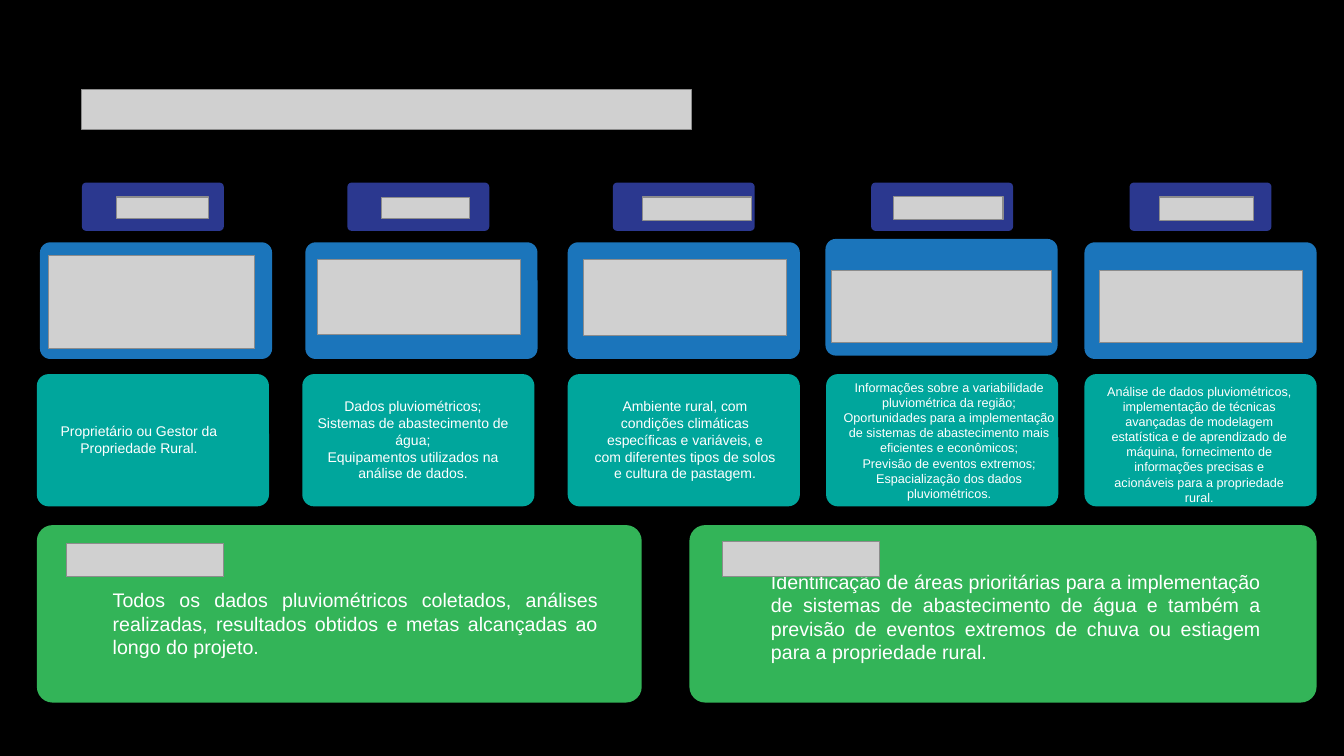
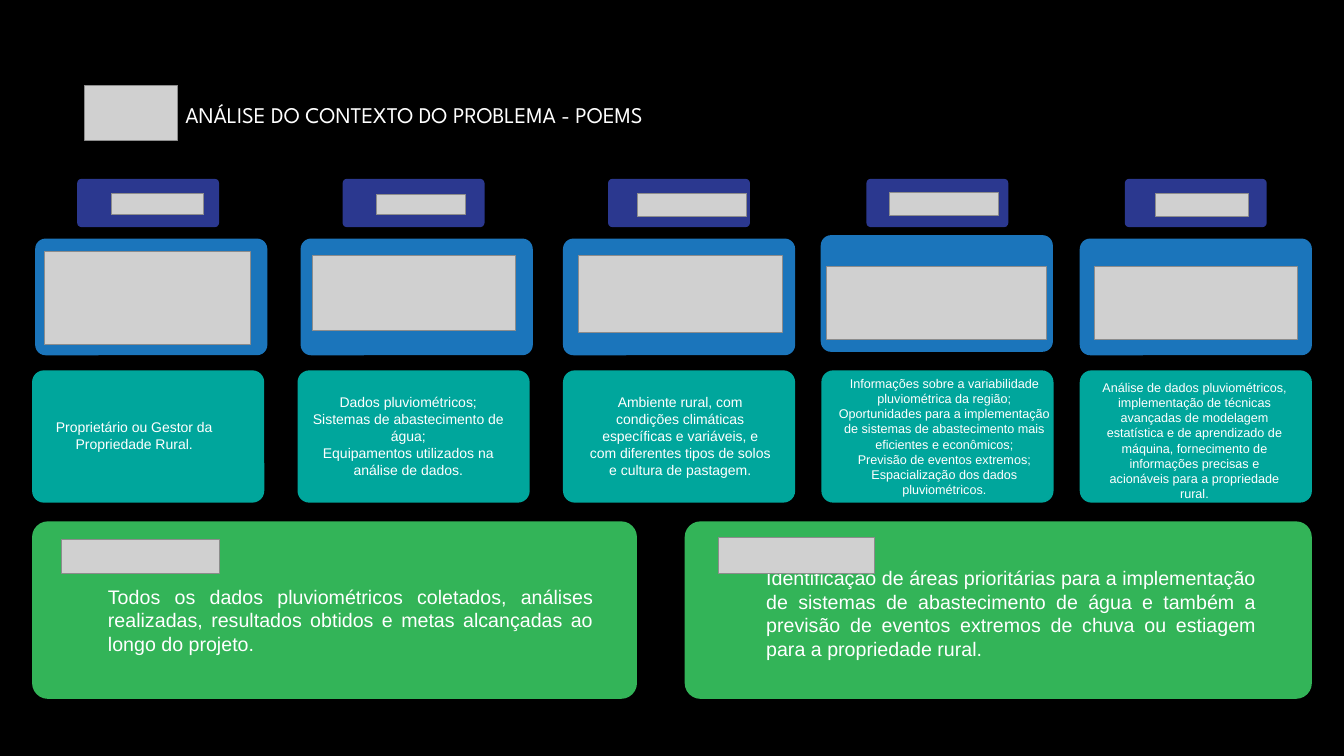
Before and after one commit to OtavioBosa/xp-posgraducao, a slide deck: slide 2 of Canvas do Projeto Aplicado - Otavio Augusto Bosa.pptx. Drawn at 1344x756 pixels with LibreOffice and Linux fonts; fonts in the diff are those of the drawing; grey boxes stand for pictures. Boxes give left, top, right and bottom in pixels: in the first picture for what was removed or moved away, otherwise in the second. Text is boxed around its words. In the diff, an @@ line names an element or a change of style, - is before the commit and + after.

```diff
--- a/Canvas do Projeto Aplicado - Otavio Augusto Bosa.pptx
+++ b/Canvas do Projeto Aplicado - Otavio Augusto Bosa.pptx
@@ picture removed at (82, 89, 691, 129) @@
@@ picture added at (85, 86, 177, 140) @@
@@ text added at (185, 104, 642, 124), 16 pt, text #FFFFFF @@
+ANÁLISE DO CONTEXTO DO PROBLEMA - POEMS
@@ 17 rounded rectangles, 12 pictures, 7 texts: place and size @@
-17 rounded rectangles, 12 pictures, 7 texts at (37, 182, 1317, 703)
+17 rounded rectangles, 12 pictures, 7 texts at (32, 178, 1312, 699)
```
Also in this commit, not shown: 3 other slides changed, 1 slide added, 1 slide removed.
